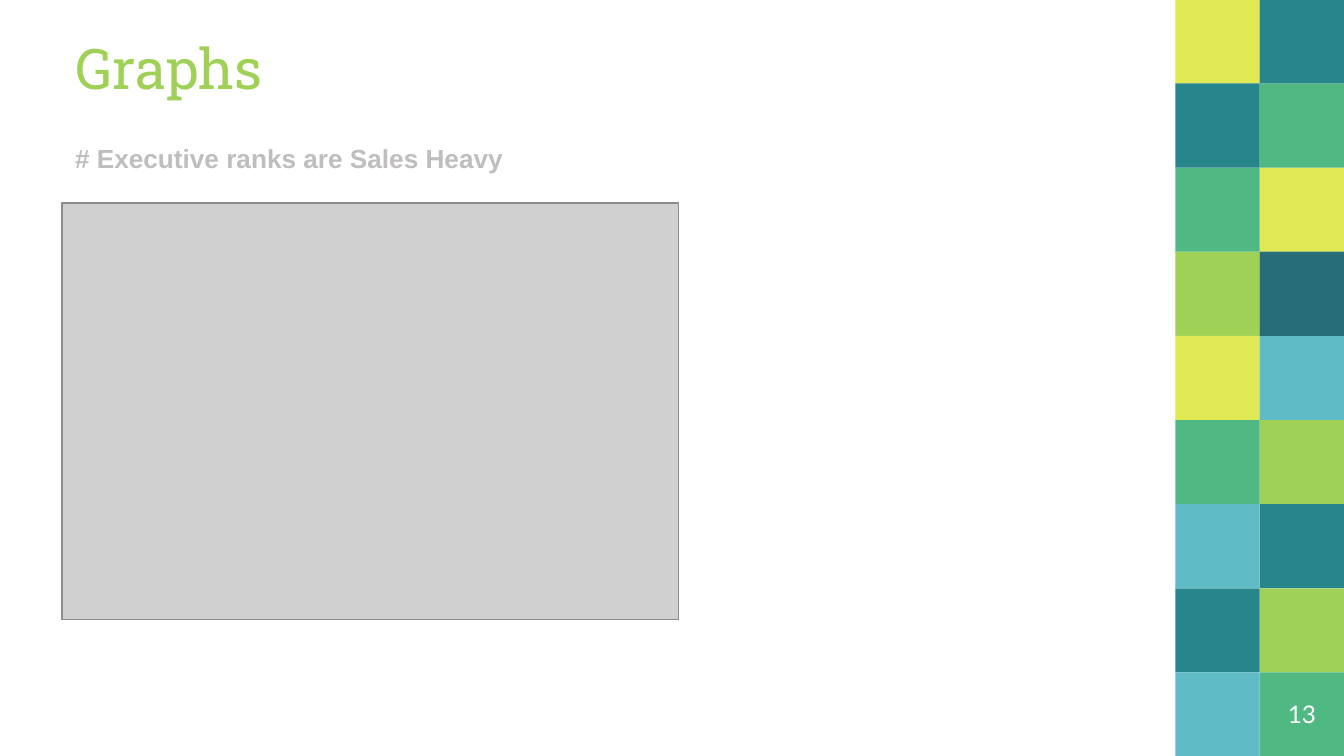
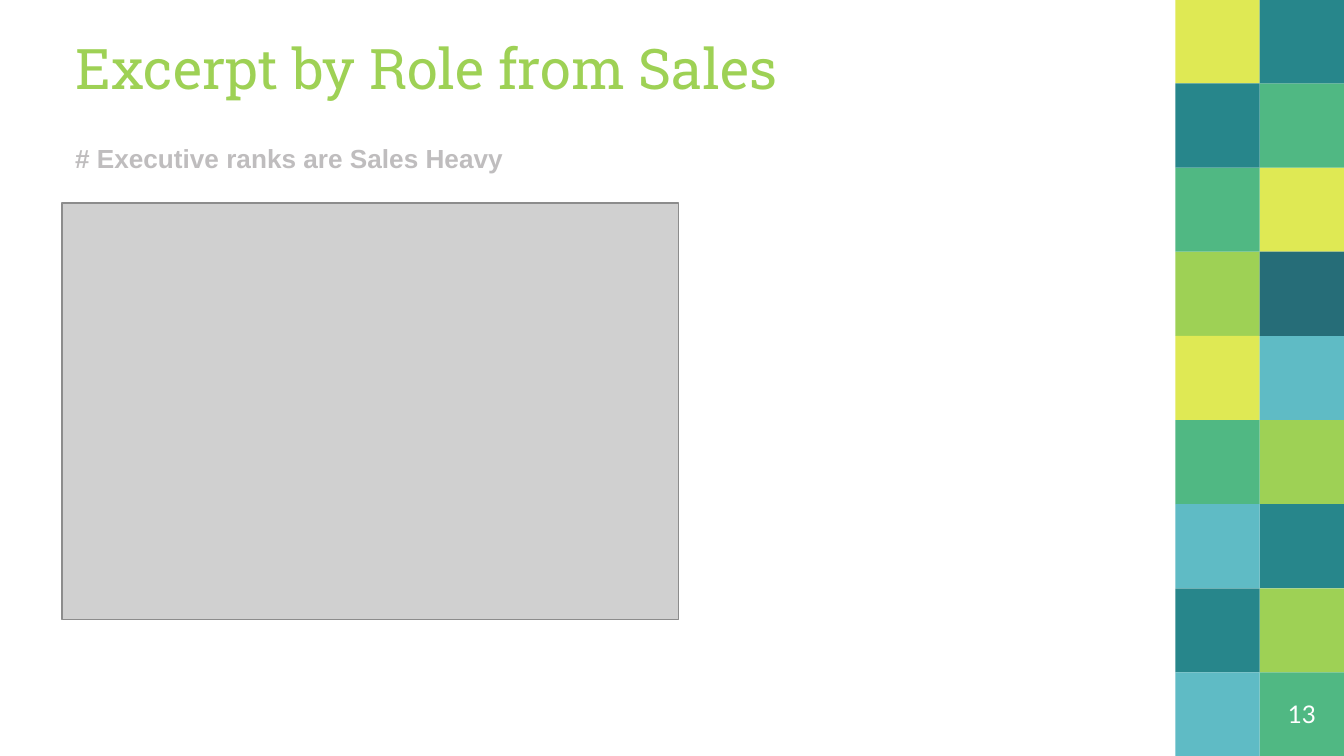
Before and after one commit to ccgraves/DDS-CaseStudy-2, a slide deck: slide 13 of Case_Study_Two.pptx. Drawn at 1344x756 pixels with LibreOffice and Linux fonts; fonts in the diff are those of the drawing; grey boxes stand for pictures. Boxes give left, top, right and bottom in pixels: in the first picture for what was removed or moved away, otherwise in the second. Text is boxed around its words. In the diff, an @@ line names an element or a change of style, - is before the commit and + after.

```diff
--- a/Case_Study_Two.pptx
+++ b/Case_Study_Two.pptx
@@ title at (75, 46, 778, 101): text changed @@
-Graphs
+Excerpt by Role from Sales
```
Also in this commit, not shown: 2 other slides changed, 15 other files.
